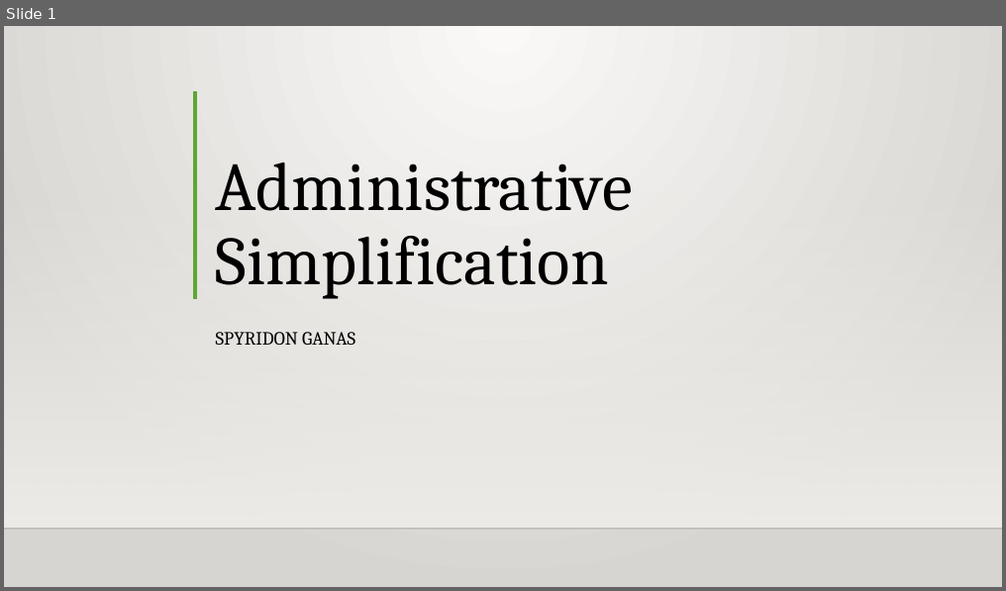
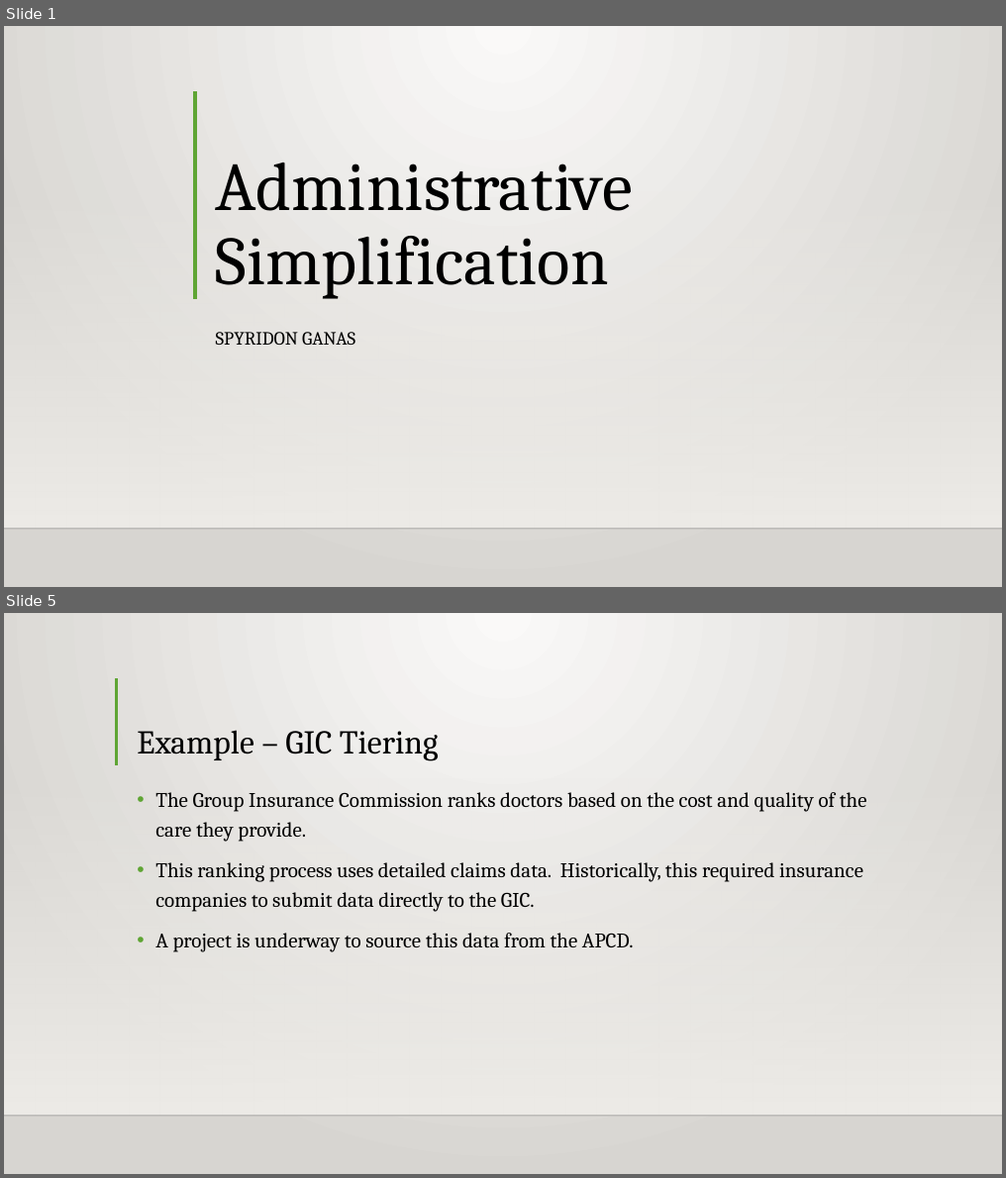
Before and after one commit to Intro-to-APCD/Intro-to-APCD.github.io, a slide deck: PowerPoints/Phase 2/010 Administrative Simplification.pptx. Shown one above the other, each under a label of ours: slide 1 before the commit, slides 1 and 5 after it; the slides between them are not shown. The pictures are 1006x591 and 1006x1178 pixels, drawn with LibreOffice and Linux fonts; fonts in the diff are those of the drawing; background and template pictures are left out. Boxes give left, top, right and bottom in pixels: in the first picture for what was removed or moved away, otherwise in the second. Text is boxed around its words. In the diff, an @@ line names an element or a change of style, - is before the commit and + after.

```diff
--- a/PowerPoints/Phase 2/010 Administrative Simplification.pptx
+++ b/PowerPoints/Phase 2/010 Administrative Simplification.pptx
@@ slide 5 added at [4, 613, 1002, 1174], background gradient #FAFAF9 to #D7D5D2; not listed: 2 template elements that a slide beside it also shows @@
@@ line added from (116, 678) to (116, 765), #5FA534 3 pt @@
@@ title added at [137, 730, 439, 761], 32 pt, text #000000 @@
+Example – GIC Tiering
@@ text added at [155, 792, 867, 953], 20 pt, text #000000 @@
+• The Group Insurance Commission ranks doctors based on the cost and quality of the care they provide.
+• This ranking process uses detailed claims data. Historically, this required insurance companies to submit data directly to the GIC.
+• A project is underway to source this data from the APCD.
```
Also in this commit, not shown: 4 other slides added, 5 slides removed.
